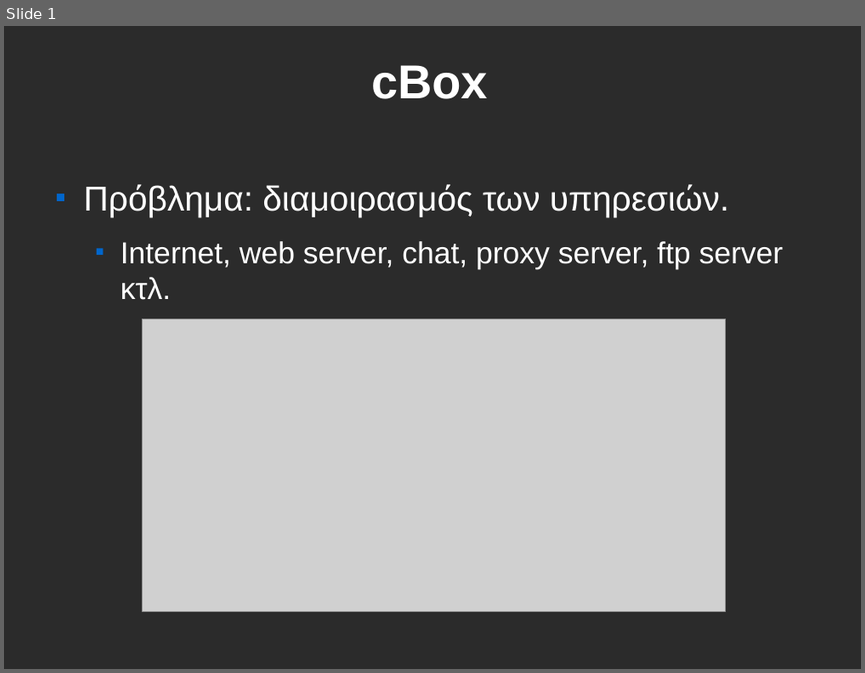
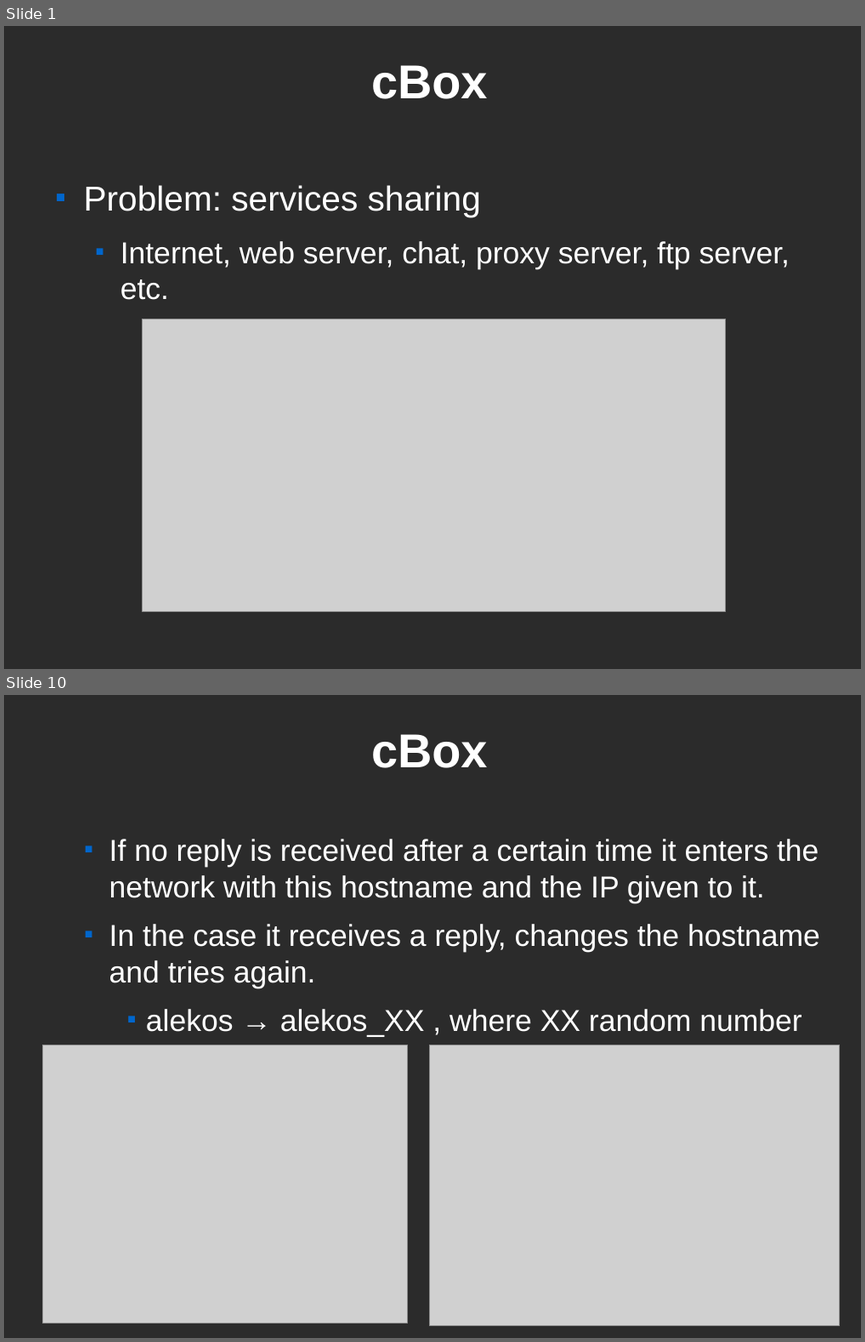
Before and after one commit to CEID-DS/cbox, a slide deck: doc/fosscomm/ZeroConf.odp. Shown one above the other, each under a label of ours: slide 1 before the commit, slides 1 and 10 after it; the slides between them are not shown. The pictures are 865x673 and 865x1342 pixels, drawn with LibreOffice and Linux fonts; fonts in the diff are those of the drawing; grey boxes stand for pictures; background and template pictures are left out; a plain dark background stands for a picture behind light text. Boxes give left, top, right and bottom in pixels: in the first picture for what was removed or moved away, otherwise in the second. Text is boxed around its words. In the diff, an @@ line names an element or a change of style, - is before the commit and + after.

```diff
--- a/doc/fosscomm/ZeroConf.odp
+++ b/doc/fosscomm/ZeroConf.odp
@@ slide 10 added at [4,695,861,1338], background picture (left out) @@
@@ title added at [371,734,488,768], 44 pt, text #FFFFFF, bold @@
+cBox
@@ text added at [109,839,820,1037], 28 pt, text #FFFFFF @@
+  ■ If no reply is received after a certain time it enters the network with this hostname and the IP given to it.
+  ■ In the case it receives a reply, changes the hostname and tries again.
+    ■ alekos → alekos_ΧΧ , where ΧΧ random number
@@ picture added at [43,1045,408,1322] @@
@@ picture added at [430,1045,840,1326] @@
@@ slide 1 changed as well @@
@@ text at [84,185,790,300]: text changed @@
-■ Πρόβλημα: διαμοιρασμός των υπηρεσιών.
-  ■ Internet, web server, chat, proxy server, ftp server κτλ.
+■ Problem: services sharing
+  ■ Internet, web server, chat, proxy server, ftp server, etc.
```
Also in this commit, not shown: 9 other slides added, 9 slides removed, 1 other file.
